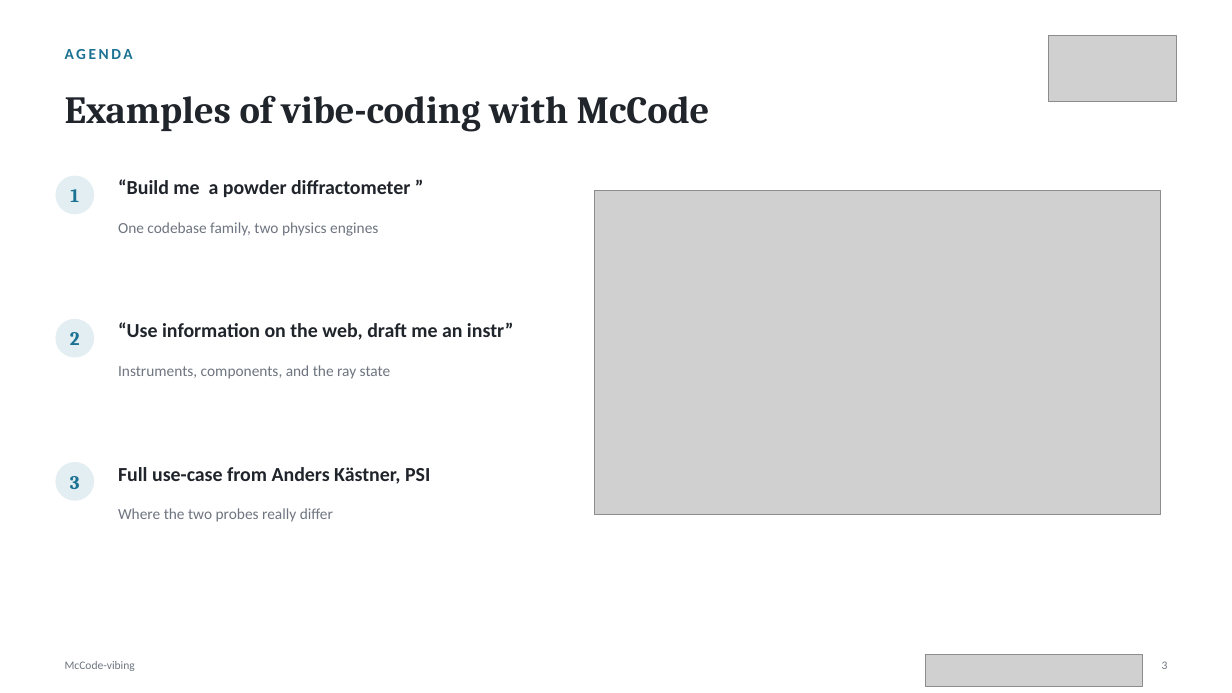
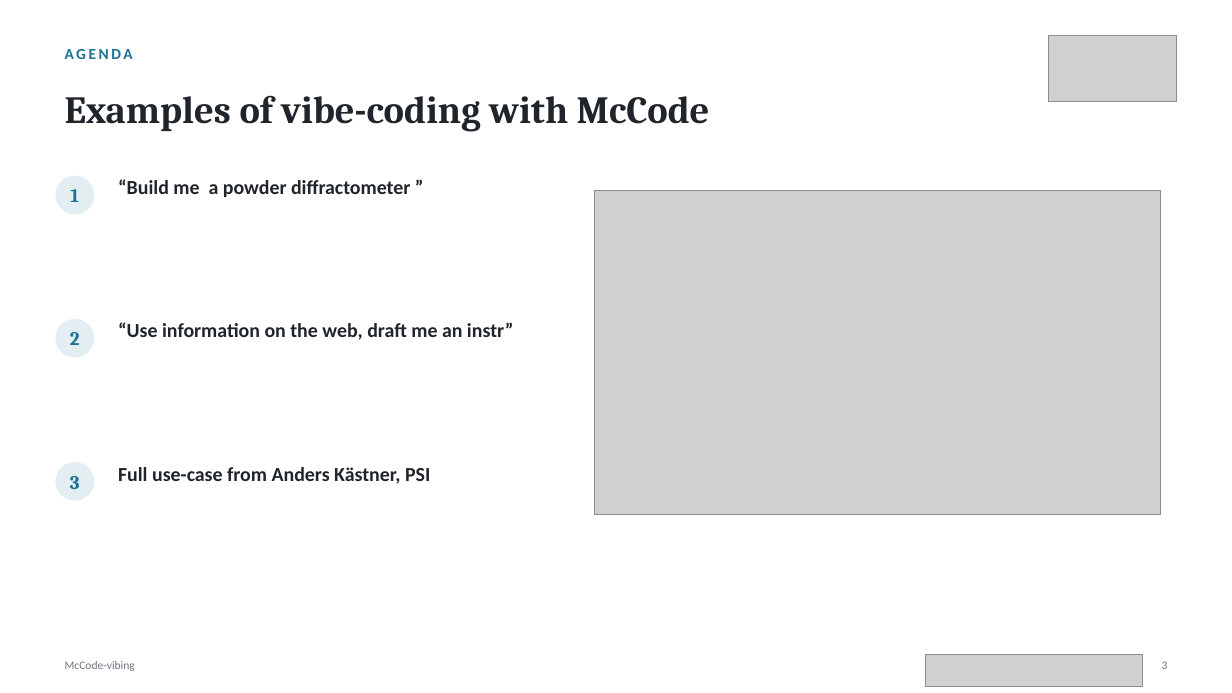
Before and after one commit to mccode-dev/PaNRAID, a slide deck: slide 2 of 21_September_Monday/02_Intro_and_General_Concepts/Vibe/Vibing.pptx. Drawn at 1232x693 pixels with LibreOffice and Linux fonts; fonts in the diff are those of the drawing; grey boxes stand for pictures. Boxes give left, top, right and bottom in pixels: in the first picture for what was removed or moved away, otherwise in the second. Text is boxed around its words. In the diff, an @@ line names an element or a change of style, - is before the commit and + after.

```diff
--- a/21_September_Monday/02_Intro_and_General_Concepts/Vibe/Vibing.pptx
+++ b/21_September_Monday/02_Intro_and_General_Concepts/Vibe/Vibing.pptx
@@ text removed at (118, 222, 378, 236) @@
-One codebase family, two physics engines
@@ text removed at (118, 365, 391, 379) @@
-Instruments, components, and the ray state
@@ text removed at (118, 508, 333, 522) @@
-Where the two probes really differ
```
Also in this commit, not shown: 2 other slides changed, 5 other files.
